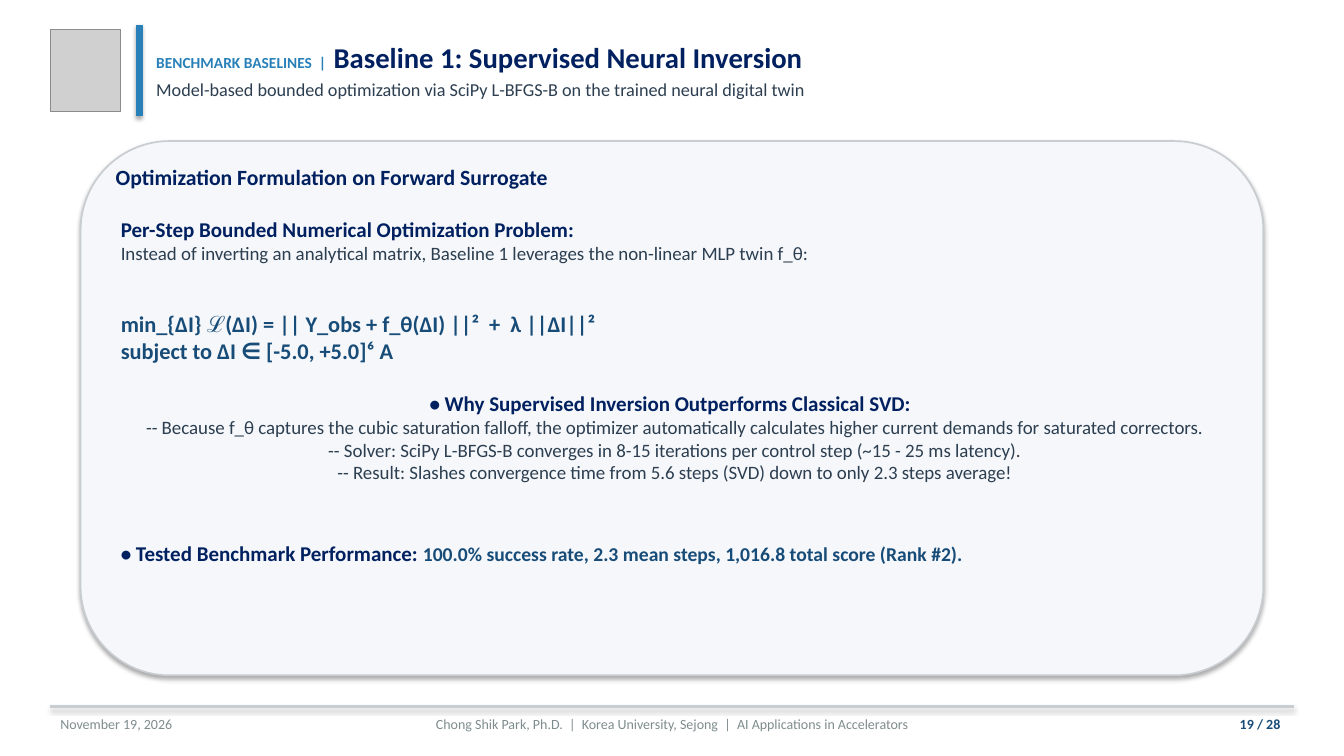
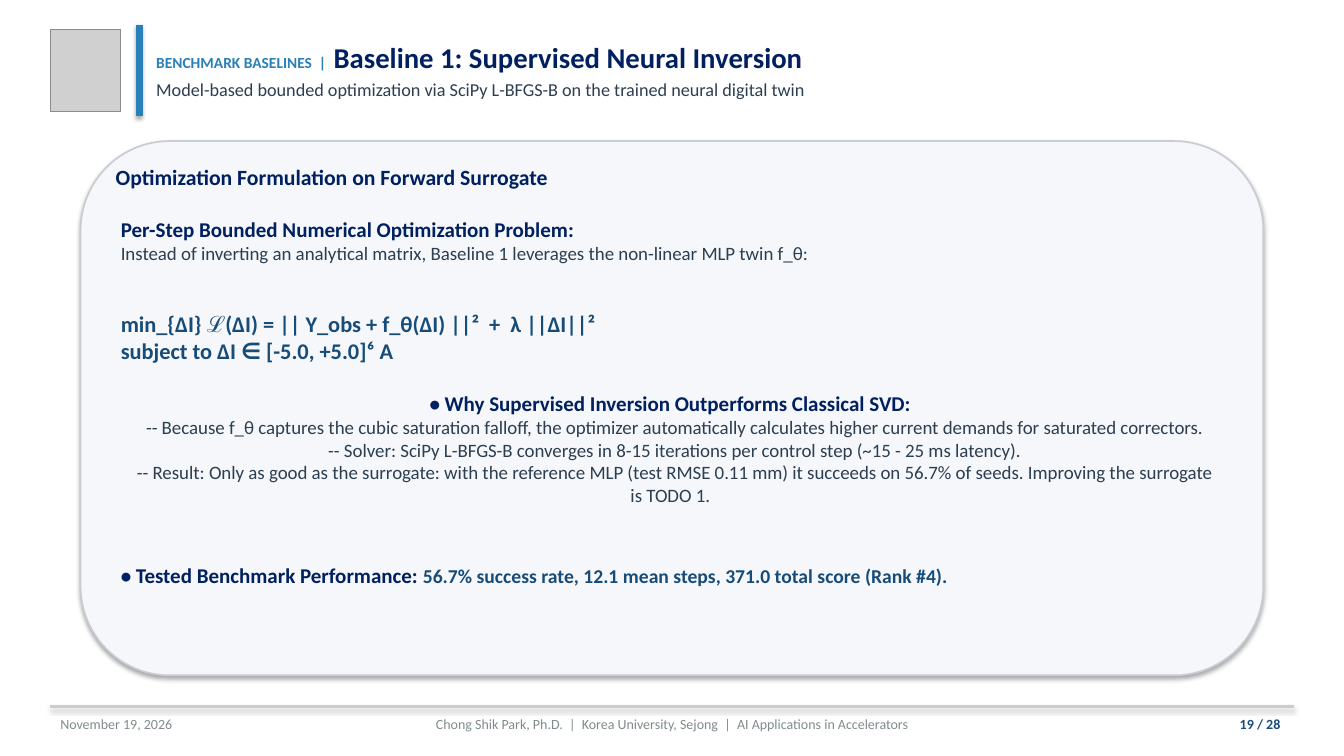
Before and after one commit to cspark7701/ai4acc-mini-hackathon, a slide deck: slide 19 of presentations/Lecture_1_AI_ML_Foundations_and_Control.pptx. Drawn at 1344x756 pixels with LibreOffice and Linux fonts; fonts in the diff are those of the drawing; grey boxes stand for pictures. Boxes give left, top, right and bottom in pixels: in the first picture for what was removed or moved away, otherwise in the second. Text is boxed around its words. In the diff, an @@ line names an element or a change of style, - is before the commit and + after.

```diff
--- a/presentations/Lecture_1_AI_ML_Foundations_and_Control.pptx
+++ b/presentations/Lecture_1_AI_ML_Foundations_and_Control.pptx
@@ text at [136, 396, 1212, 586]: text changed @@
-• Why Supervised Inversion Outperforms Classical SVD:
--- Because f_θ captures the cubic saturation falloff, the optimizer automatically calculates higher current demands for saturated correctors.
--- Solver: SciPy L-BFGS-B converges in 8-15 iterations per control step (~15 - 25 ms latency).
--- Result: Slashes convergence time from 5.6 steps (SVD) down to only 2.3 steps average!
-• Tested Benchmark Performance: 100.0% success rate, 2.3 mean steps, 1,016.8 total score (Rank #2).
+• Why Supervised Inversion Outperforms Classical SVD:
+-- Because f_θ captures the cubic saturation falloff, the optimizer automatically calculates higher current demands for saturated correctors.
+-- Solver: SciPy L-BFGS-B converges in 8-15 iterations per control step (~15 - 25 ms latency).
+-- Result: Only as good as the surrogate: with the reference MLP (test RMSE 0.11 mm) it succeeds on 56.7% of seeds. Improving the surrogate is TODO 1.
+• Tested Benchmark Performance: 56.7% success rate, 12.1 mean steps, 371.0 total score (Rank #4).
```
Also in this commit, not shown: 3 other slides changed, 16 other files.
